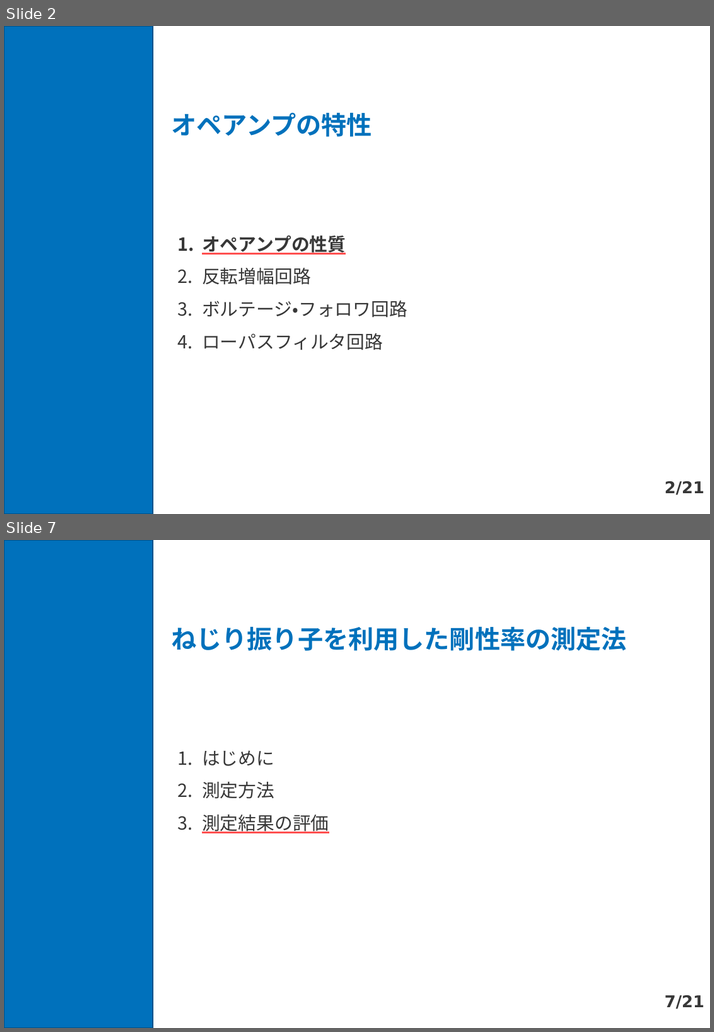
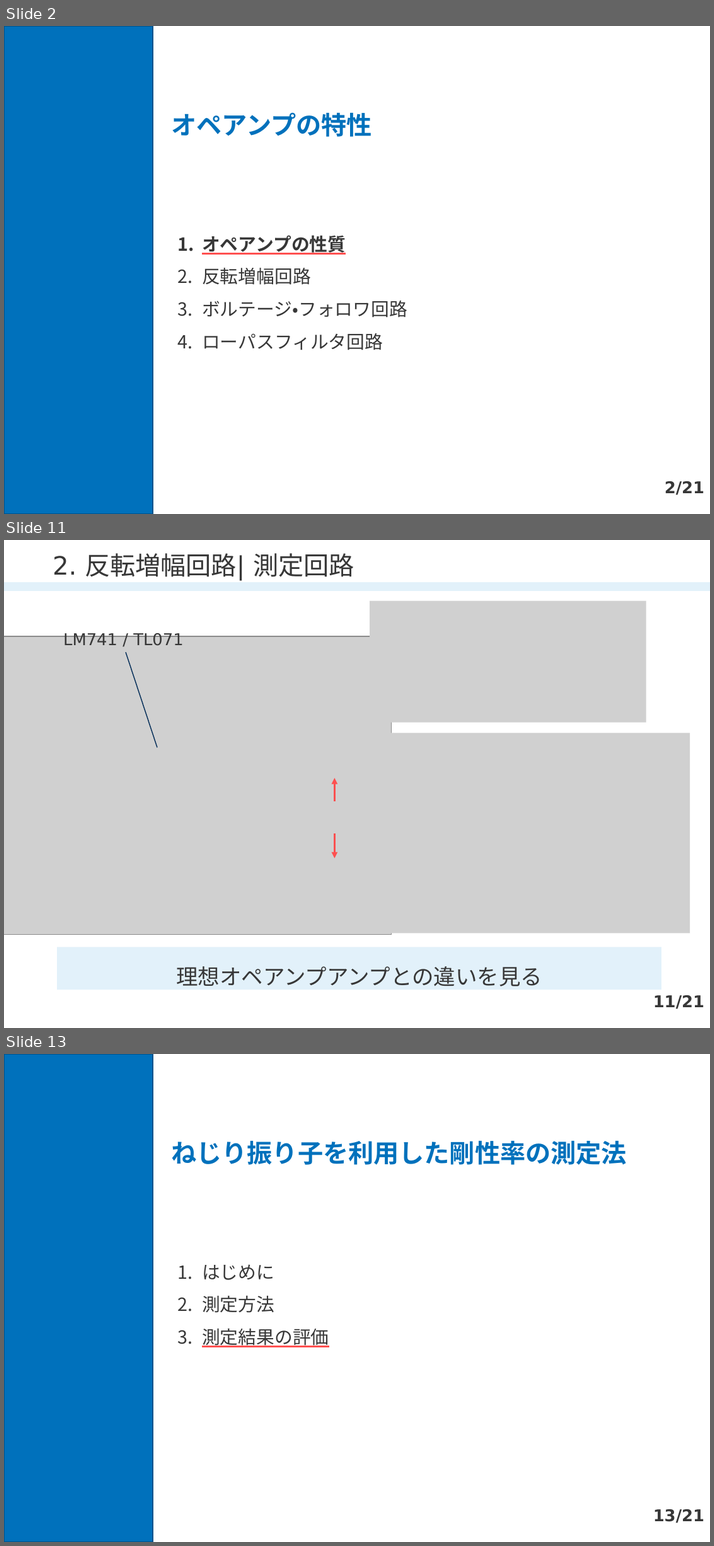
Before and after one commit to xiang-gong3944/----, a slide deck: 2024_05_10_電子回路/1522068_電子回路.pptx. Shown one above the other, each under a label of ours: slides 2 and 7 before the commit, slides 2, 11 and 13 after it; the slides between them are not shown. The pictures are 714x1032 and 714x1546 pixels, drawn with LibreOffice and Linux fonts; fonts in the diff are those of the drawing; grey boxes stand for pictures. Boxes give left, top, right and bottom in pixels: in the first picture for what was removed or moved away, otherwise in the second. Text is boxed around its words. In the diff, an @@ line names an element or a change of style, - is before the commit and + after.

```diff
--- a/2024_05_10_電子回路/1522068_電子回路.pptx
+++ b/2024_05_10_電子回路/1522068_電子回路.pptx
@@ slide 11 added at (4, 540, 710, 1028), background #FFFFFF @@
@@ title added at (53, 553, 354, 581), 28 pt, text #373737 @@
+2. 反転増幅回路| 測定回路
@@ line added from (4, 587) to (710, 587), #E2F1FA 10 pt @@
@@ picture added at (369, 601, 646, 723) @@
@@ text added at (63, 632, 183, 646), 18 pt, text #373737 @@
+LM741 / TL071
@@ picture added at (4, 636, 391, 935) @@
@@ line added from (157, 748) to (126, 653), #072F59 1 pt @@
@@ picture added at (248, 719, 296, 738) @@
@@ picture added at (369, 733, 689, 934) @@
@@ arrow added from (334, 801) to (334, 779), #FF5050 2.25 pt @@
@@ picture added at (51, 796, 122, 862) @@
@@ picture added at (322, 803, 347, 829) @@
@@ picture added at (246, 829, 294, 849) @@
@@ arrow added from (334, 834) to (334, 859), #FF5050 2.25 pt @@
@@ picture added at (34, 883, 282, 918) @@
@@ rectangle added at (57, 948, 661, 991), fill #E2F1FA, 24 pt, text #373737 @@
+理想オペアンプアンプとの違いを見る
@@ page number added at (653, 995, 704, 1009), 18 pt, text #373737, bold @@
+11/21
@@ what was slide 7 is now slide 13 @@
@@ page number at (653, 1509, 704, 1523): text changed @@
-7/21
+13/21
```
Also in this commit, not shown: 4 slides changed, 5 other slides added, 1 other file.
